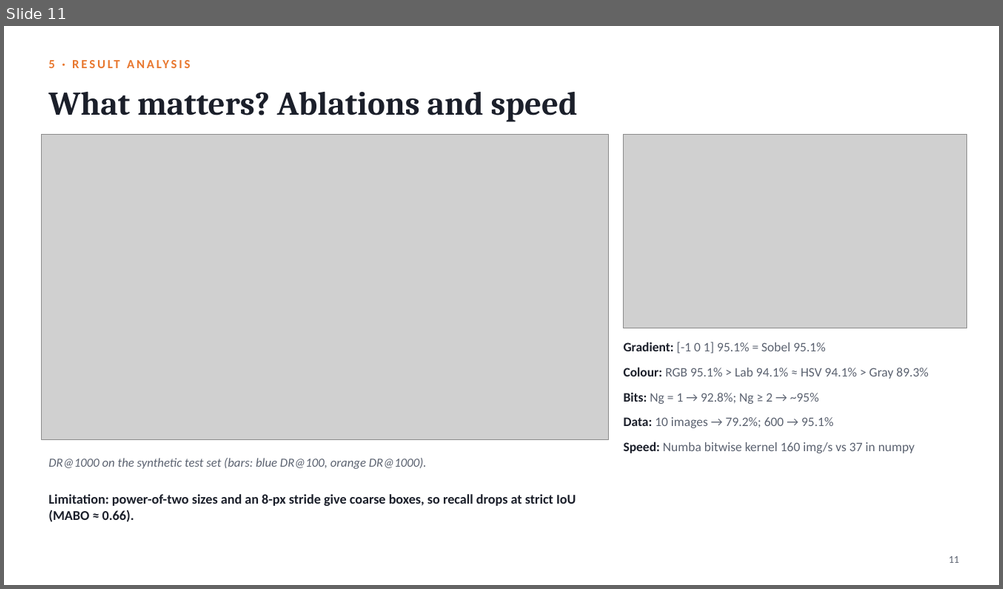
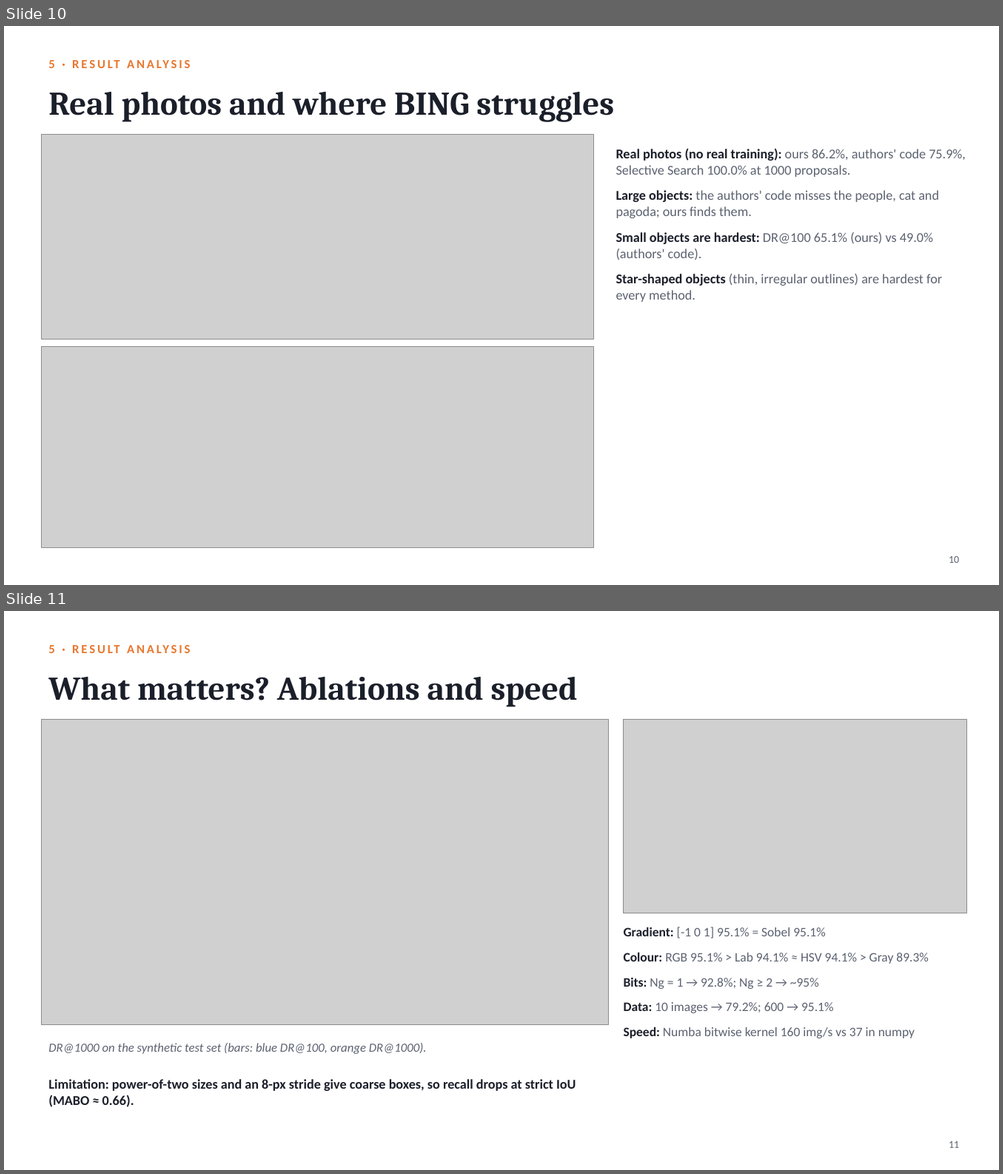
Before and after one commit to hari18305/cvprojectg10, a slide deck: presentation/BING_Objectness_Group10.pptx. Shown one above the other, each under a label of ours: slide 11 before the commit, slides 10 and 11 after it. The pictures are 1003x589 and 1003x1174 pixels, drawn with LibreOffice and Linux fonts; fonts in the diff are those of the drawing; grey boxes stand for pictures. Boxes give left, top, right and bottom in pixels: in the first picture for what was removed or moved away, otherwise in the second. Text is boxed around its words. In the diff, an @@ line names an element or a change of style, - is before the commit and + after.

Commit message:
Add authors' C++ comparison and breakdowns to slides and README

```diff
--- a/presentation/BING_Objectness_Group10.pptx
+++ b/presentation/BING_Objectness_Group10.pptx
@@ slide 10 added at (x1=4, y1=26, x2=999, y2=585), background #FFFFFF @@
@@ text added at (x1=48, y1=60, x2=54, y2=68), 12 pt, text #E8772E, bold @@
+5 · RESULT ANALYSIS
@@ text added at (x1=48, y1=92, x2=614, y2=122), 32 pt, text #1B1F2A, bold @@
+Real photos and where BING struggles
@@ picture added at (x1=41, y1=134, x2=594, y2=339) @@
@@ text added at (x1=616, y1=148, x2=965, y2=302), 13 pt, text #5B6270 @@
+• Real photos (no real training): ours 86.2%, authors' code 75.9%, Selective Search 100.0% at 1000 proposals.
+• Large objects: the authors' code misses the people, cat and pagoda; ours finds them.
+• Small objects are hardest: DR@100 65.1% (ours) vs 49.0% (authors' code).
+• Star-shaped objects (thin, irregular outlines) are hardest for every method.
@@ picture added at (x1=41, y1=347, x2=594, y2=548) @@
@@ text added at (x1=948, y1=557, x2=959, y2=563), 10 pt, text #5B6270 @@
+10
```
Also in this commit, not shown: 1 slide changed, 1 slide removed, 5 other files.
